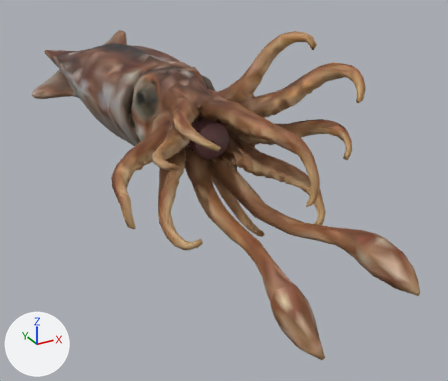
An edit to the glTF model public/assets/triassic/creatures/phragmoteuthis.puppet.glb, drawn before and after from the same camera.
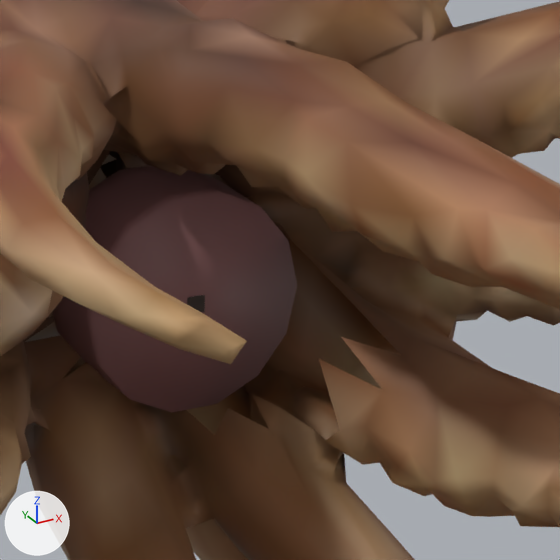
Each version is shown whole from a camera (50 mm lens) standing at (-1.772, -4.147, 1.32) and looking at (0.304, -0.372, -0.568), then close up on the part from 40% to 61% of the width and 24% to 48% of the height. The lights are fixed; the arrows at lower left show +X, +Y and +Z. The older version's two pictures come first. Vertices at exactly the same position are counted once.

In view in the first close-up: 'Phragmoteuthis oral lining', 'Phragmoteuthis procedural volume twin' and 2 more.
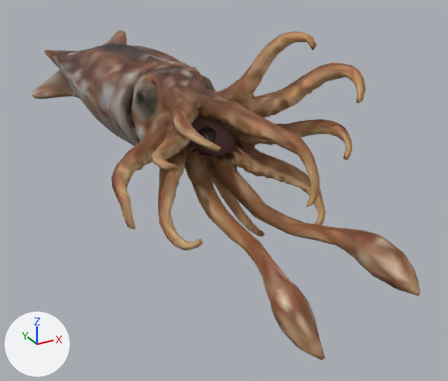
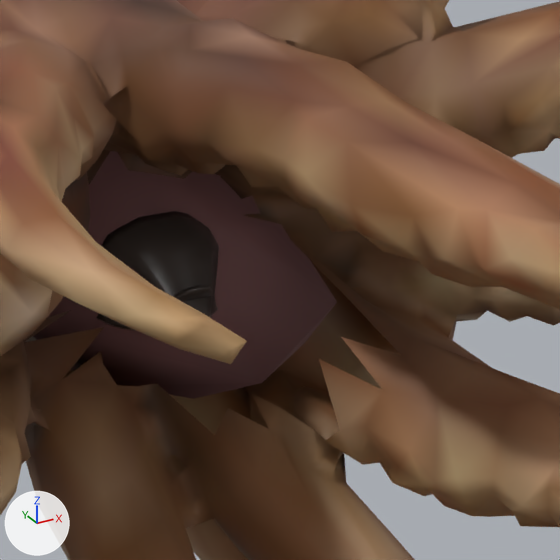
Changed parts and their boxes (x1, y1, x2, y2) in the close-ups (560 x 560 px):
'Phragmoteuthis oral lining', reshaped: before (52, 166, 297, 412); after (33, 151, 337, 399)
'Phragmoteuthis upper mandible', unchanged, uncovered by the edit: before (191, 303, 205, 312); after (101, 211, 219, 318)

What the commit changed:
me_phragmoteuthis_oral_lining is used by ob_phragmoteuthis_oral_lining; location (0.0, 0.0, 0.0).
me_phragmoteuthis_oral_lining had 224 vertices, 444 faces and spanned x -0.122..0.122, y -0.78..-0.499, z -0.124..0.117.
me_phragmoteuthis_oral_lining now has 224 vertices, 444 faces and spans x -0.129..0.137, y -0.835..-0.295, z -0.139..0.141.
me_phragmoteuthis_oral_lining part 1: 224 of 224 vertices moved; they spanned x -0.122..0.122, y -0.78..-0.499, z -0.124..0.117 and now span x -0.129..0.137, y -0.835..-0.295, z -0.139..0.141; mean shift (0.002, 0.114, 0.004).
